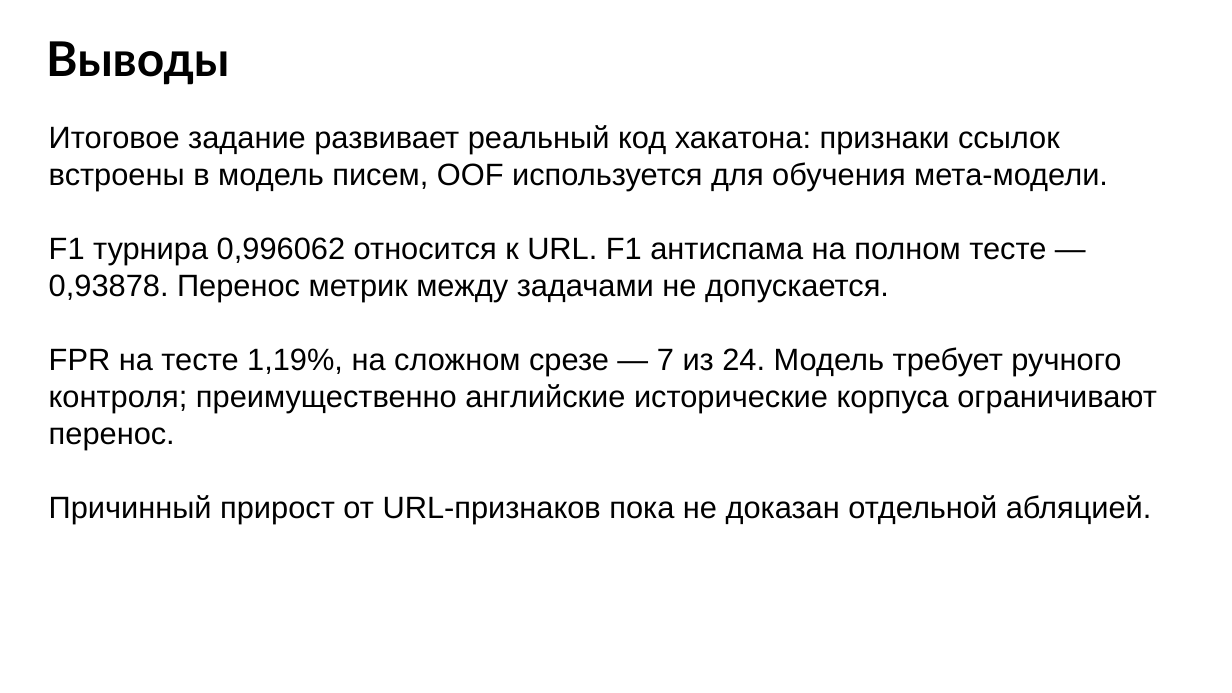
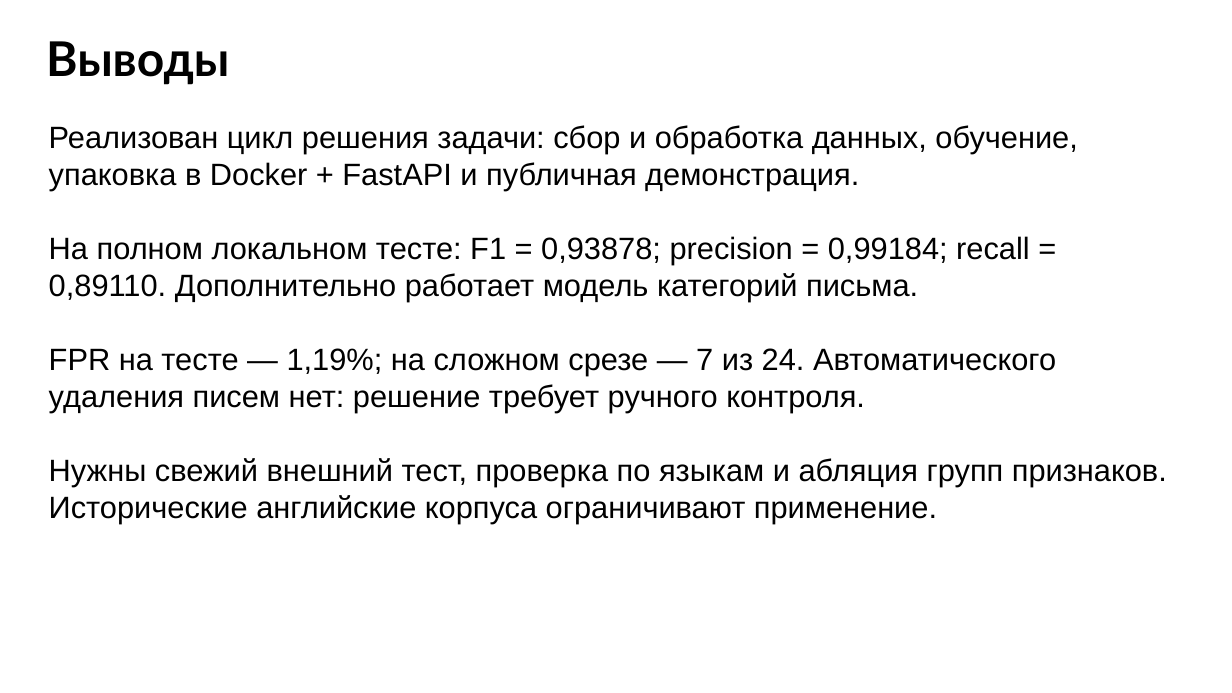
Before and after one commit to Andrey123654/antispam-ml, a slide deck: slide 15 of reports/MKB251-RazhnovAP_Итоговое_задание.pptx. Drawn at 1232x693 pixels with LibreOffice and Linux fonts; fonts in the diff are those of the drawing. Boxes give left, top, right and bottom in pixels: in the first picture for what was removed or moved away, otherwise in the second. Text is boxed around its words. In the diff, an @@ line names an element or a change of style, - is before the commit and + after.

```diff
--- a/reports/MKB251-RazhnovAP_Итоговое_задание.pptx
+++ b/reports/MKB251-RazhnovAP_Итоговое_задание.pptx
@@ text at [49, 125, 1167, 524]: text changed @@
-Итоговое задание развивает реальный код хакатона: признаки ссылок встроены в модель писем, OOF используется для обучения мета-модели.
-F1 турнира 0,996062 относится к URL. F1 антиспама на полном тесте — 0,93878. Перенос метрик между задачами не допускается.
-FPR на тесте 1,19%, на сложном срезе — 7 из 24. Модель требует ручного контроля; преимущественно английские исторические корпуса ограничивают перенос.
-Причинный прирост от URL-признаков пока не доказан отдельной абляцией.
+Реализован цикл решения задачи: сбор и обработка данных, обучение, упаковка в Docker + FastAPI и публичная демонстрация.
+На полном локальном тесте: F1 = 0,93878; precision = 0,99184; recall = 0,89110. Дополнительно работает модель категорий письма.
+FPR на тесте — 1,19%; на сложном срезе — 7 из 24. Автоматического удаления писем нет: решение требует ручного контроля.
+Нужны свежий внешний тест, проверка по языкам и абляция групп признаков. Исторические английские корпуса ограничивают применение.
```
Also in this commit, not shown: 10 other slides changed, 3 other files.
